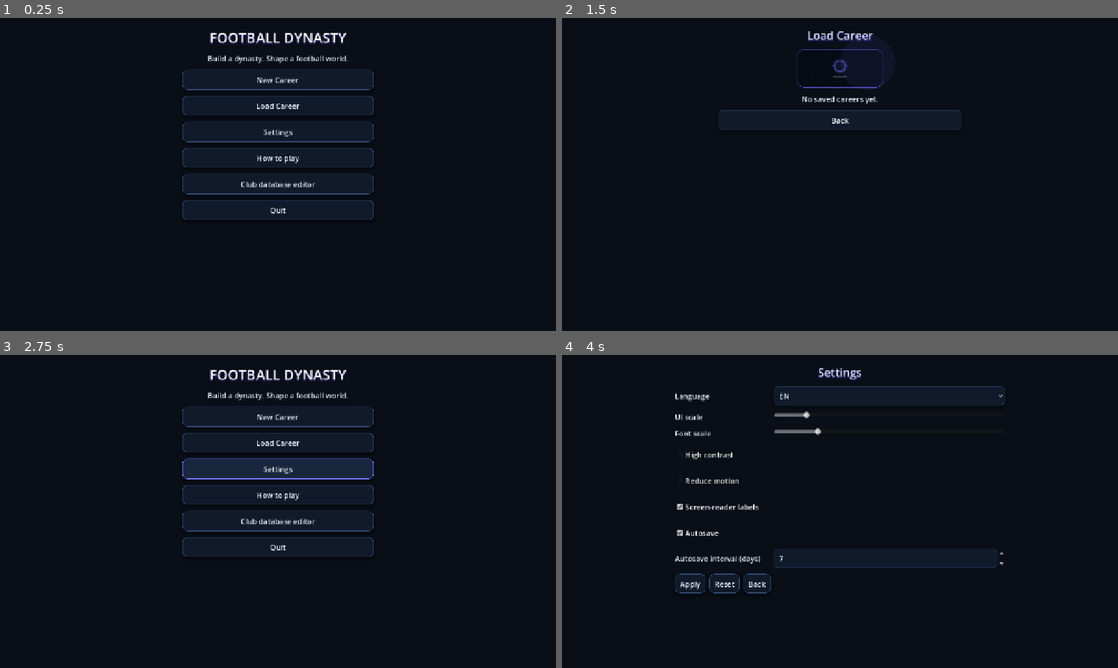
Above: before the commit, frames 1-4 (two rows, left to right).
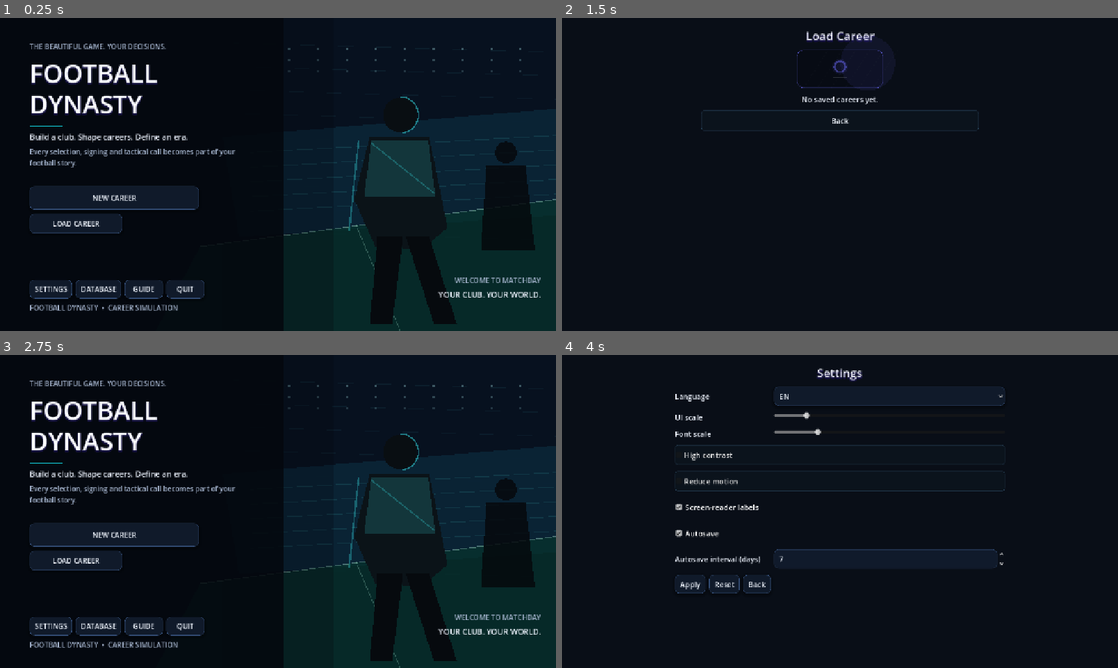
Above: after the commit, the same moments.

Repository: eghosa001/football-manager
Game: Godot game, scene res://game/scenes/career_app.tscn
Same seed, same stepped clock (60 frames per second), same inputs: the game is played once before the commit and once after it.
Inputs (mouse positions are in pixels of both pictures, inside the frame that each line leads up to):
- Up to frame 1 (0.25 s): no input
- Up to frame 2 (1.5 s): click (840, 105) at 0.5 s, where only the run before the commit has a clickable "Load Career"; click (639, 224) at 1.25 s, where only the run after the commit has a clickable "LOAD CAREER"
- Up to frame 3 (2.75 s): click "Back" at 2 s
- Up to frame 4 (4 s): click (840, 467) at 2.75 s, where only the run before the commit has a clickable "Settings"; click (612, 627) at 3.5 s, where only the run after the commit has a clickable "SETTINGS"

The runs differ from the first frame. In frame 1, 31% of the frame differs, in the area x 5-100%, y 4-100%; in frame 2, 0.8%; in frame 3, 31%; in frame 4, 2.1%.

Commit message:
Redesign Football Dynasty landing screen

Diff:
--- a/game/polish/ui2_menu_runtime.gd
+++ b/game/polish/ui2_menu_runtime.gd
@@ -1,6 +1,8 @@
 extends Node
 
 const UI = preload("res://game/presentation/fd_ui2.gd")
+const LandingArt = preload("res://game/presentation/landing_art.gd")
+
 var _next_scan: int = 0
 
 func _ready() -> void:
@@ -30,8 +32,233 @@
 	if title not in ["FOOTBALL DYNASTY", "Settings", "Your first season", "Load Career", "New Career"]:
 		return
 	box.set_meta("ui2_menu_styled", true)
+	if title == "FOOTBALL DYNASTY":
+		_build_landing_screen(box)
+		return
+	_style_secondary_page(box, title)
+
+func _build_landing_screen(source_box: VBoxContainer) -> void:
+	var screen := _screen_root(source_box)
+	if screen == null or screen.has_node("FDLandingScreen"):
+		return
+
+	var actions := _collect_actions(source_box)
+	if not actions.has("New Career"):
+		return
+
+	# Keep the original controls alive as the source of truth for callbacks,
+	# but replace their developer-menu presentation with a designed cover screen.
+	source_box.visible = false
+
+	var landing := Control.new()
+	landing.name = "FDLandingScreen"
+	landing.set_anchors_and_offsets_preset(Control.PRESET_FULL_RECT)
+	landing.mouse_filter = Control.MOUSE_FILTER_PASS
+	screen.add_child(landing)
+
+	var art := LandingArt.new()
+	art.set_anchors_and_offsets_preset(Control.PRESET_FULL_RECT)
+	landing.add_child(art)
+
+	var safe := MarginContainer.new()
+	safe.set_anchors_and_offsets_preset(Control.PRESET_FULL_RECT)
+	safe.add_theme_constant_override("margin_left", 68)
+	safe.add_theme_constant_override("margin_right", 58)
+	safe.add_theme_constant_override("margin_top", 54)
+	safe.add_theme_constant_override("margin_bottom", 42)
+	landing.add_child(safe)
+
+	var columns := HBoxContainer.new()
+	columns.size_flags_horizontal = Control.SIZE_EXPAND_FILL
+	columns.size_flags_vertical = Control.SIZE_EXPAND_FILL
+	columns.add_theme_constant_override("separation", 24)
+	safe.add_child(columns)
+
+	var copy := VBoxContainer.new()
+	copy.custom_minimum_size.x = 500
+	copy.size_flags_vertical = Control.SIZE_EXPAND_FILL
+	copy.add_theme_constant_override("separation", 10)
+	columns.add_child(copy)
+
+	var eyebrow := Label.new()
+	eyebrow.text = "THE BEAUTIFUL GAME. YOUR DECISIONS."
+	eyebrow.add_theme_font_size_override("font_size", 13)
+	eyebrow.add_theme_color_override("font_color", UI.CYAN)
+	copy.add_child(eyebrow)
+
+	var title := Label.new()
+	title.text = "FOOTBALL\nDYNASTY"
+	title.add_theme_font_size_override("font_size", 58)
+	title.add_theme_color_override("font_color", Color("f7f9fc"))
+	title.add_theme_constant_override("line_spacing", -8)
+	copy.add_child(title)
+
+	var rule := ColorRect.new()
+	rule.color = UI.CYAN
+	rule.custom_minimum_size = Vector2(76, 3)
+	rule.size_flags_horizontal = Control.SIZE_SHRINK_BEGIN
+	copy.add_child(rule)
+
+	var subtitle := Label.new()
+	subtitle.text = "Build a club. Shape careers. Define an era."
+	subtitle.add_theme_font_size_override("font_size", 18)
+	subtitle.add_theme_color_override("font_color", Color(0.78, 0.83, 0.90, 1.0))
+	copy.add_child(subtitle)
+
+	var description := Label.new()
+	description.text = "Every selection, signing and tactical call becomes part of your football story."
+	description.custom_minimum_size.x = 430
+	description.autowrap_mode = TextServer.AUTOWRAP_WORD_SMART
+	description.add_theme_font_size_override("font_size", 14)
+	description.add_theme_color_override("font_color", Color(0.55, 0.63, 0.72, 1.0))
+	copy.add_child(description)
+
+	var gap := Control.new()
+	gap.custom_minimum_size.y = 22
+	copy.add_child(gap)
+
+	var primary_name := "Resume Career" if actions.has("Resume Career") else "New Career"
+	var primary := _landing_button(primary_name, true)
+	primary.pressed.connect(_forward_action.bind(actions[primary_name]))
+	copy.add_child(primary)
+
+	var career_row := HBoxContainer.new()
+	career_row.add_theme_constant_override("separation", 10)
+	copy.add_child(career_row)
+	if primary_name != "New Career":
+		var new_career := _landing_button("New Career", false)
+		new_career.pressed.connect(_forward_action.bind(actions["New Career"]))
+		career_row.add_child(new_career)
+	if actions.has("Load Career"):
+		var load_career := _landing_button("Load Career", false)
+		load_career.pressed.connect(_forward_action.bind(actions["Load Career"]))
+		career_row.add_child(load_career)
+
+	var spacer := Control.new()
+	spacer.size_flags_vertical = Control.SIZE_EXPAND_FILL
+	copy.add_child(spacer)
+
+	var secondary := HBoxContainer.new()
+	secondary.add_theme_constant_override("separation", 6)
+	copy.add_child(secondary)
+	for action_name in ["Settings", "Club database editor", "How to play", "Quit"]:
+		if not actions.has(action_name):
+			continue
+		var compact := _secondary_button(_secondary_label(action_name))
+		compact.tooltip_text = action_name
+		compact.pressed.connect(_forward_action.bind(actions[action_name]))
+		secondary.add_child(compact)
+
+	var footer := Label.new()
+	footer.text = "FOOTBALL DYNASTY  •  CAREER SIMULATION"
+	footer.add_theme_font_size_override("font_size", 10)
+	footer.add_theme_color_override("font_color", Color(0.38, 0.47, 0.57, 1.0))
+	copy.add_child(footer)
+
+	var visual_space := Control.new()
+	visual_space.size_flags_horizontal = Control.SIZE_EXPAND_FILL
+	visual_space.size_flags_vertical = Control.SIZE_EXPAND_FILL
+	columns.add_child(visual_space)
+
+	var identity := VBoxContainer.new()
+	identity.set_anchors_preset(Control.PRESET_BOTTOM_RIGHT)
+	identity.position = Vector2(-275, -128)
+	identity.size = Vector2(240, 90)
+	identity.add_theme_constant_override("separation", 2)
+	landing.add_child(identity)
+	var label := Label.new()
+	label.text = "WELCOME TO MATCHDAY"
+	label.horizontal_alignment = HORIZONTAL_ALIGNMENT_RIGHT
+	label.add_theme_font_size_override("font_size", 11)
+	label.add_theme_color_override("font_color", UI.CYAN)
+	identity.add_child(label)
+	var line := Label.new()
+	line.text = "YOUR CLUB. YOUR WORLD."
+	line.horizontal_alignment = HORIZONTAL_ALIGNMENT_RIGHT
+	line.add_theme_font_size_override("font_size", 18)
+	line.add_theme_color_override("font_color", Color("f4f7fb"))
+	identity.add_child(line)
+
+func _landing_button(text: String, primary: bool) -> Button:
+	var button := Button.new()
+	button.text = text.to_upper()
+	button.focus_mode = Control.FOCUS_ALL
+	button.custom_minimum_size = Vector2(214 if not primary else 390, 54 if primary else 44)
+	button.size_flags_horizontal = Control.SIZE_SHRINK_BEGIN
+	button.add_theme_font_size_override("font_size", 15 if primary else 13)
+	button.add_theme_color_override("font_color", Color("f7fbff"))
+	button.add_theme_color_override("font_hover_color", Color.WHITE)
+	var normal := StyleBoxFlat.new()
+	normal.bg_color = Color(0.04, 0.085, 0.13, 0.92) if not primary else Color(0.04, 0.56, 0.60, 0.96)
+	normal.border_color = Color(0.16, 0.32, 0.40, 0.92) if not primary else Color(0.35, 0.96, 0.96, 1.0)
+	normal.set_border_width_all(1)
+	normal.set_corner_radius_all(5)
+	normal.content_margin_left = 18
+	normal.content_margin_right = 18
+	button.add_theme_stylebox_override("normal", normal)
+	var hover := normal.duplicate()
+	hover.bg_color = Color(0.07, 0.16, 0.22, 0.98) if not primary else Color(0.05, 0.69, 0.71, 1.0)
+	hover.border_color = UI.CYAN
+	button.add_theme_stylebox_override("hover", hover)
+	var pressed := hover.duplicate()
+	pressed.bg_color = Color(0.03, 0.39, 0.44, 1.0)
+	button.add_theme_stylebox_override("pressed", pressed)
+	var focus := hover.duplicate()
+	focus.border_color = Color.WHITE
+	focus.set_border_width_all(2)
+	button.add_theme_stylebox_override("focus", focus)
+	return button
+
+func _secondary_button(text: String) -> Button:
+	var button := Button.new()
+	button.text = text.to_upper()
+	button.custom_minimum_size = Vector2(88, 34)
+	button.add_theme_font_size_override("font_size", 10)
+	button.add_theme_color_override("font_color", Color(0.65, 0.72, 0.80, 1.0))
+	var normal := StyleBoxFlat.new()
+	normal.bg_color = Color(0.025, 0.055, 0.085, 0.74)
+	normal.border_color = Color(0.16, 0.25, 0.32, 0.75)
+	normal.set_border_width_all(1)
+	normal.set_corner_radius_all(4)
+	button.add_theme_stylebox_override("normal", normal)
+	var hover := normal.duplicate()
+	hover.bg_color = Color(0.05, 0.13, 0.17, 0.95)
+	hover.border_color = UI.CYAN
+	button.add_theme_stylebox_override("hover", hover)
+	return button
+
+func _secondary_label(action_name: String) -> String:
+	match action_name:
+		"Club database editor": return "Database"
+		"How to play": return "Guide"
+		_: return action_name
+
+func _forward_action(source: Button) -> void:
+	if is_instance_valid(source):
+		source.emit_signal("pressed")
+
+func _collect_actions(box: VBoxContainer) -> Dictionary:
+	var actions: Dictionary = {}
+	for child in box.get_children():
+		if child is Button:
+			var button := child as Button
+			var key := String(button.text).strip_edges()
+			if key != "" and not actions.has(key):
+				actions[key] = button
+	return actions
+
+func _screen_root(node: Node) -> Control:
+	var cursor: Node = node
+	var candidate: Control = null
+	while cursor != null and not cursor is Viewport:
+		if cursor is Control:
+			candidate = cursor as Control
+		cursor = cursor.get_parent()
+	return candidate
+
+func _style_secondary_page(box: VBoxContainer, title: String) -> void:
 	box.add_theme_constant_override("separation", 14)
-	var width := 760.0 if title in ["Settings", "New Career"] else 560.0
+	var width := 760.0 if title in ["Settings", "New Career"] else 640.0
 	var seen_buttons: Dictionary = {}
 	for child in box.get_children():
 		if not child is Control:
@@ -49,28 +276,33 @@
 				button.visible = false
 				continue
 			seen_buttons[key] = true
-			button.custom_minimum_size = Vector2(440 if title == "FOOTBALL DYNASTY" else width, 46)
+			button.custom_minimum_size = Vector2(width, 46)
 			button.size_flags_horizontal = Control.SIZE_SHRINK_CENTER
+			_style_form_button(button)
 		elif child is HBoxContainer or child is GridContainer or child is MarginContainer:
 			control.custom_minimum_size.x = width
 		elif child is LineEdit or child is OptionButton or child is HSlider or child is SpinBox or child is CheckBox:
 			control.custom_minimum_size.x = width
 	_style_named_page(box, title)
 
+func _style_form_button(button: Button) -> void:
+	var normal := StyleBoxFlat.new()
+	normal.bg_color = Color(0.045, 0.075, 0.11, 0.96)
+	normal.border_color = Color(0.14, 0.23, 0.31, 0.95)
+	normal.set_border_width_all(1)
+	normal.set_corner_radius_all(6)
+	button.add_theme_stylebox_override("normal", normal)
+	var hover := normal.duplicate()
+	hover.border_color = UI.CYAN
+	hover.bg_color = Color(0.055, 0.12, 0.15, 1.0)
+	button.add_theme_stylebox_override("hover", hover)
+
 func _style_named_page(box: VBoxContainer, title: String) -> void:
 	var first_label := _first_label(box)
 	if first_label != null:
 		first_label.add_theme_color_override("font_color", UI.TEXT)
-		first_label.add_theme_font_size_override("font_size", 32 if title == "FOOTBALL DYNASTY" else 26)
-	if title == "FOOTBALL DYNASTY":
-		for child in box.get_children():
-			if child is Button:
-				var button := child as Button
-				if String(button.text) in ["New Career", "Resume Career"]:
-					_apply_accent(button, UI.CYAN)
-				elif String(button.text) == "Load Career":
-					_apply_accent(button, UI.PURPLE)
-	elif title == "New Career":
+		first_label.add_theme_font_size_override("font_size", 30 if title == "New Career" else 27)
+	if title == "New Career":
 		for child in box.get_children():
 			if child is HBoxContainer:
 				for nested in child.get_children():
